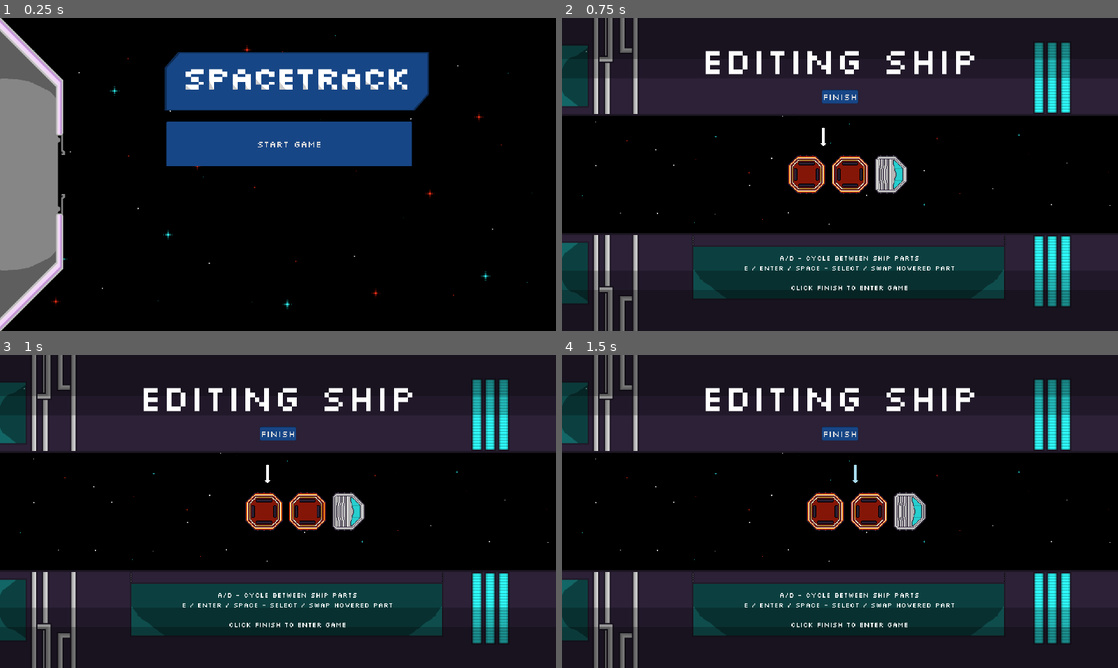
Above: before the commit, frames 1-4 (two rows, left to right).
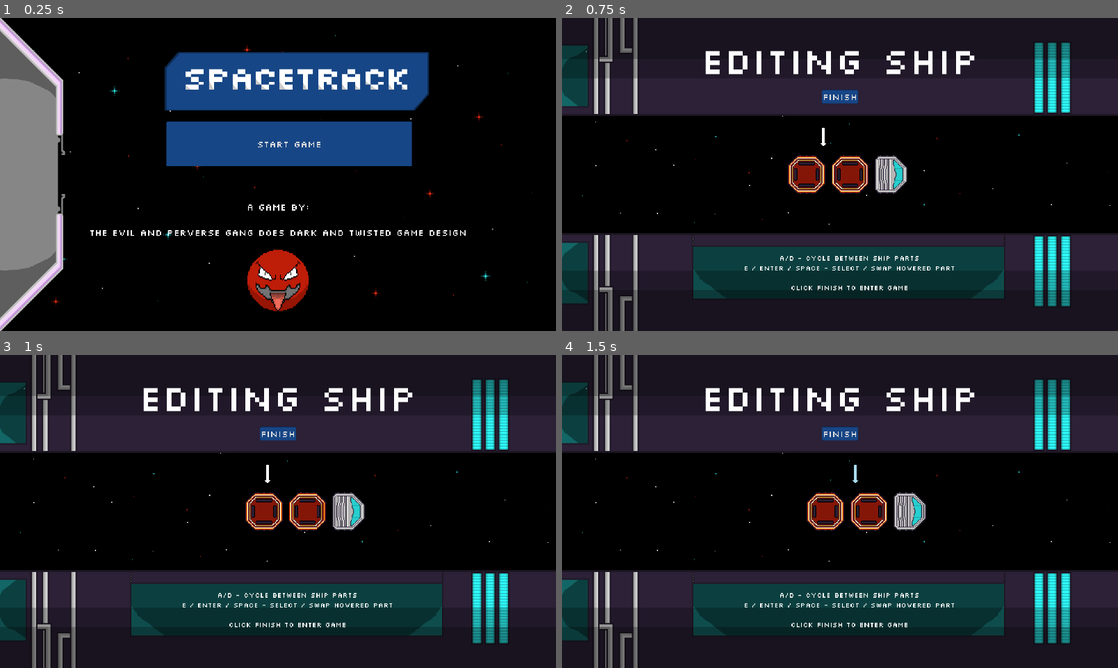
Above: after the commit, the same moments.

Repository: reecemungus/SpaceTrack
Game: Godot game, scene res://Scenes/Levels/main_menu_level.tscn
Same seed, same stepped clock (60 frames per second), same inputs: the game is played once before the commit and once after it. Sound files missing from this copy of the repository are replaced by a short silence.
Inputs (mouse positions are in pixels of both pictures, inside the frame that each line leads up to):
- Up to frame 1 (0.25 s): no input
- Up to frame 2 (0.75 s): click "Start Game" at 0.5 s
- Up to frame 3 (1 s): no input
- Up to frame 4 (1.5 s): move the mouse to (962, 495) at 1.27 s; hold Right (TurnRight) from 1.28 s (still down); hold E (Select) from 1.28 s (still down)

The runs differ from the first frame. In frame 1, 2.2% of the frame differs, in the area x 16-84%, y 59-94%; in frame 2, nothing differs; in frame 3, nothing differs; in frame 4, nothing differs.

Commit message:
One last commit (just in time)

Diff:
--- a/spacetrack/Scenes/Levels/main_menu_level.tscn
+++ b/spacetrack/Scenes/Levels/main_menu_level.tscn
@@ -1,9 +1,10 @@
-[gd_scene load_steps=5 format=3 uid="uid://dq8x7nieufgi2"]
+[gd_scene load_steps=6 format=3 uid="uid://dq8x7nieufgi2"]
 
 [ext_resource type="Theme" uid="uid://0pi5paux4ir4" path="res://Assets/UITheme/UITheme.tres" id="1_lx826"]
 [ext_resource type="Script" path="res://Scripts/UI/main_menu.gd" id="1_spjfm"]
 [ext_resource type="Texture2D" uid="uid://dp0t3acffiyld" path="res://Assets/Menu.png" id="2_010ly"]
 [ext_resource type="AudioStream" uid="uid://fg2tmpnjgv2s" path="res://Assets/Audio/UIClick.wav" id="2_jrwur"]
+[ext_resource type="Texture2D" uid="uid://dbbafqnvnoojw" path="res://Assets/LOGO.png" id="5_xknf1"]
 
 [node name="MainMenuLevel" type="Node2D"]
 
@@ -46,4 +47,44 @@
 theme = ExtResource("1_lx826")
 text = "Start Game"
 
+[node name="Control" type="Control" parent="MainMenu/MainMenuUI"]
+layout_mode = 1
+anchors_preset = 15
+anchor_right = 1.0
+anchor_bottom = 1.0
+offset_left = 250.0
+offset_top = 631.0
+offset_right = -250.0
+offset_bottom = -61.0
+grow_horizontal = 2
+grow_vertical = 2
+
+[node name="VBoxContainer" type="VBoxContainer" parent="MainMenu/MainMenuUI/Control"]
+layout_mode = 1
+anchors_preset = 15
+anchor_right = 1.0
+anchor_bottom = 1.0
+grow_horizontal = 2
+grow_vertical = 2
+
+[node name="Label" type="Label" parent="MainMenu/MainMenuUI/Control/VBoxContainer"]
+layout_mode = 2
+theme = ExtResource("1_lx826")
+theme_override_font_sizes/font_size = 32
+text = "a game by:
+
+the EVIL and PERVERSE gang does DARK and TWISTED game design"
+horizontal_alignment = 1
+vertical_alignment = 1
+
+[node name="MarginContainer" type="MarginContainer" parent="MainMenu/MainMenuUI/Control/VBoxContainer"]
+layout_mode = 2
+theme_override_constants/margin_top = 25
+
+[node name="TextureRect" type="TextureRect" parent="MainMenu/MainMenuUI/Control/VBoxContainer"]
+layout_mode = 2
+size_flags_vertical = 3
+texture = ExtResource("5_xknf1")
+stretch_mode = 5
+
 [connection signal="pressed" from="MainMenu/MainMenuUI/ButtonsContainer/StartGame" to="MainMenu" method="_on_start_game_pressed"]
Binary file added: spacetrack/Assets/LOGO.png
Not shown, added: spacetrack/Assets/LOGO.png.import
